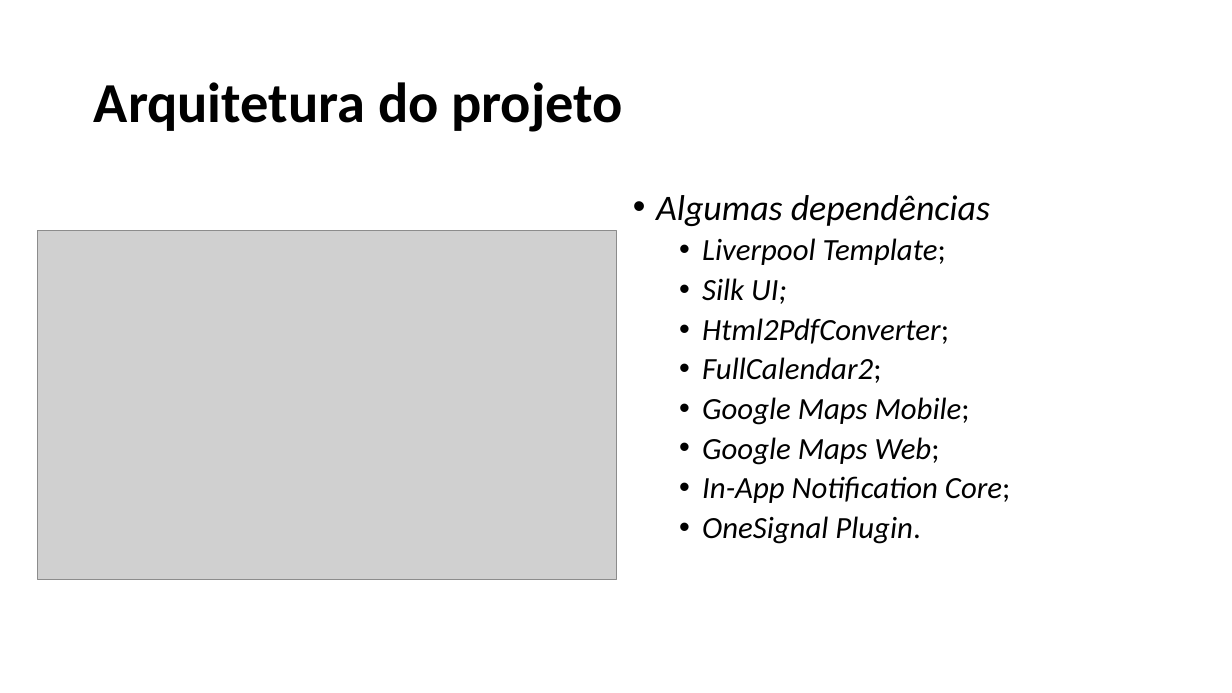
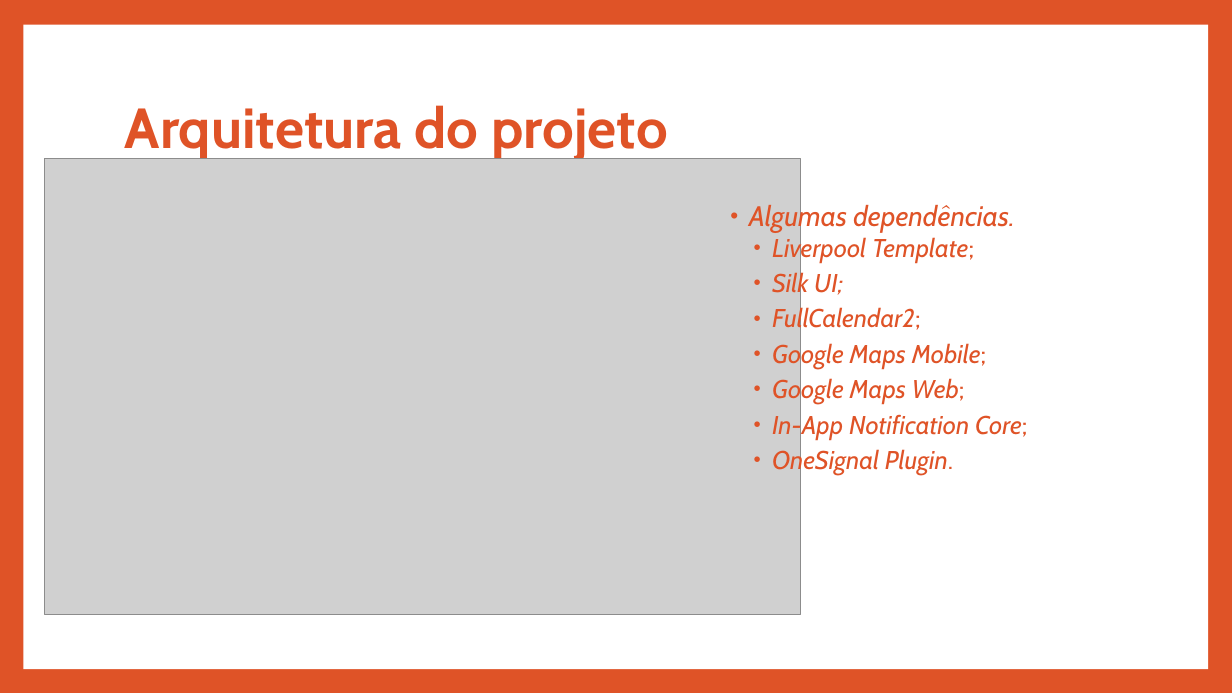
Before and after one commit to A40278/ps_20172018, a slide deck: slide 9 of Appresentação/Appresentacao.pptx. Drawn at 1232x693 pixels with LibreOffice and Linux fonts; fonts in the diff are those of the drawing; grey boxes stand for pictures. Boxes give left, top, right and bottom in pixels: in the first picture for what was removed or moved away, otherwise in the second. Text is boxed around its words. In the diff, an @@ line names an element or a change of style, - is before the commit and + after.

```diff
--- a/Appresentação/Appresentacao.pptx
+++ b/Appresentação/Appresentacao.pptx
@@ background #FFFFFF to #DF5327 @@
@@ rectangle added at bbox=[23, 25, 1208, 669], fill #FFFFFF @@
@@ title "Arquitetura do projeto": place and size @@
-title "Arquitetura do projeto" at bbox=[94, 82, 623, 132]
+title "Arquitetura do projeto" at bbox=[125, 105, 668, 161]
@@ title "Arquitetura do projeto" at bbox=[125, 105, 668, 161]: font Calibri to Cabin, text colour #000000 to #DF5327 @@
@@ picture: place and size @@
-picture at bbox=[38, 230, 616, 579]
+picture at bbox=[44, 158, 800, 615]
@@ text "Algumas dependências.": place and size @@
-text "Algumas dependências." at bbox=[656, 195, 1010, 544]
+text "Algumas dependências." at bbox=[749, 202, 1027, 475]
@@ text at bbox=[749, 202, 1015, 232]: text changed; size 28 to 22 pt; font Calibri to Cabin; text colour #000000 to #DF5327 @@
-• Algumas dependências
+• Algumas dependências.
@@ text at bbox=[772, 235, 1027, 475]: size 24 to 20 pt, font Calibri to Cabin, text colour #000000 to #DF5327 in "Liverpool Template;", "Silk UI;", "FullCalendar2;", "Google Maps Mobile;" and 3 more places; indent changed; more space between paragraphs @@
@@ text at bbox=[702, 318, 949, 344]: paragraph removed @@
-  • Html2PdfConverter;
```
Also in this commit, not shown: 15 other slides changed, 4 slides added, 4 slides removed, 3 other files.
